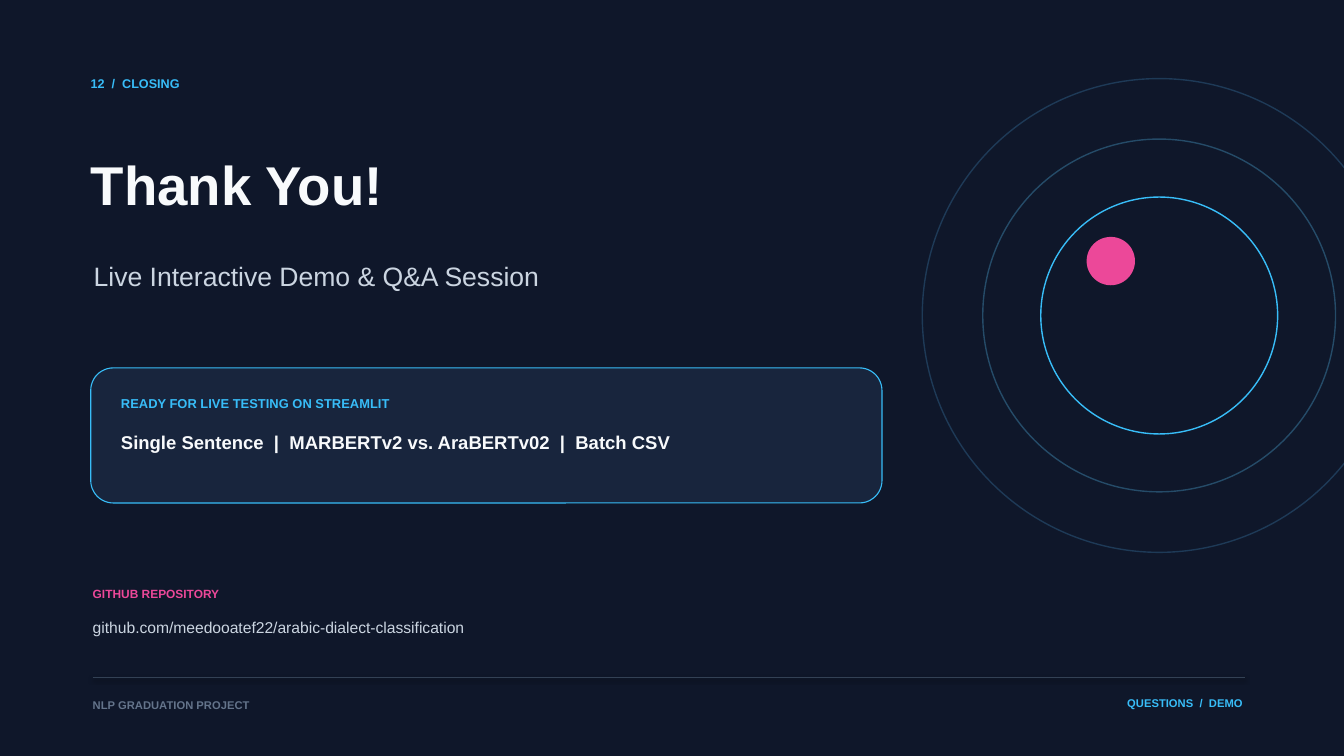
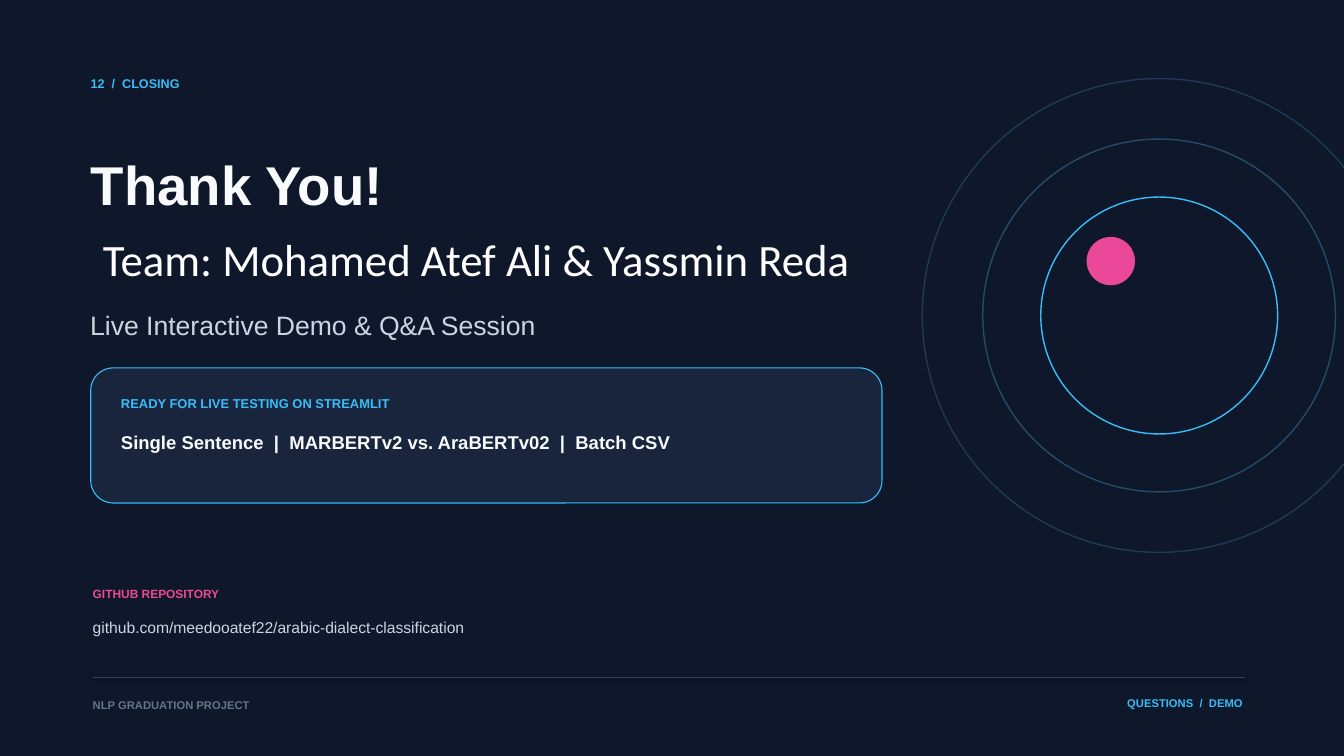
Before and after one commit to meedooatef22/arabic-dialect-classification, a slide deck: slide 12 of Arabic_Dialect_Classification_Presentation.pptx. Drawn at 1344x756 pixels with LibreOffice and Linux fonts; fonts in the diff are those of the drawing. Boxes give left, top, right and bottom in pixels: in the first picture for what was removed or moved away, otherwise in the second. Text is boxed around its words. In the diff, an @@ line names an element or a change of style, - is before the commit and + after.

Commit message:
Update final presentation and technical report with team names

```diff
--- a/Arabic_Dialect_Classification_Presentation.pptx
+++ b/Arabic_Dialect_Classification_Presentation.pptx
@@ text added at [103, 245, 849, 277], 32 pt, text #FFFFFF @@
+Team: Mohamed Atef Ali & Yassmin Reda
@@ text "Live Interactive Demo & Q&A ...": place and size @@
-text "Live Interactive Demo & Q&A ..." at [94, 266, 539, 291]
+text "Live Interactive Demo & Q&A ..." at [90, 315, 535, 340]
```
Also in this commit, not shown: 11 other slides changed, 2 other files.
